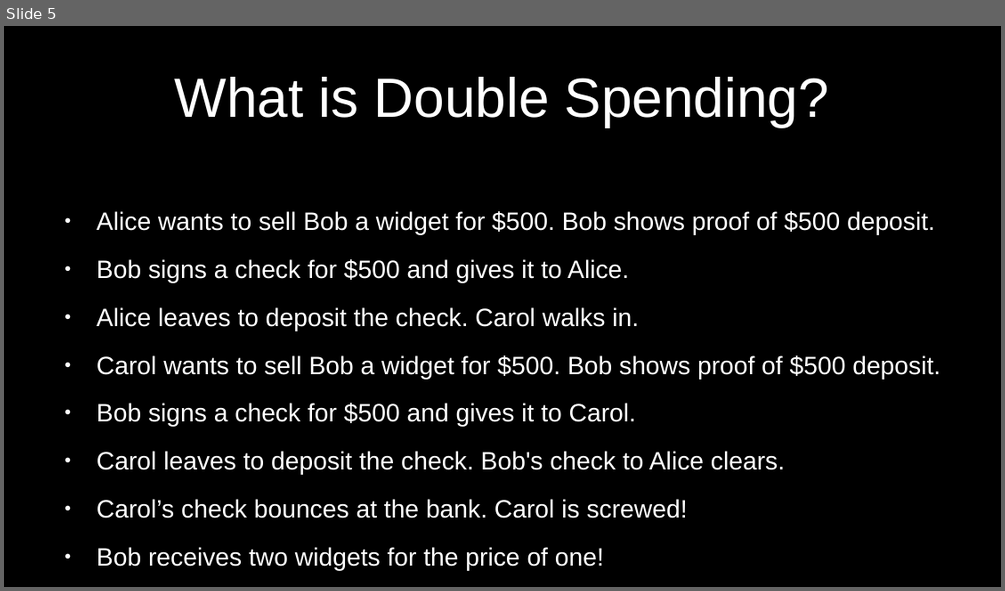
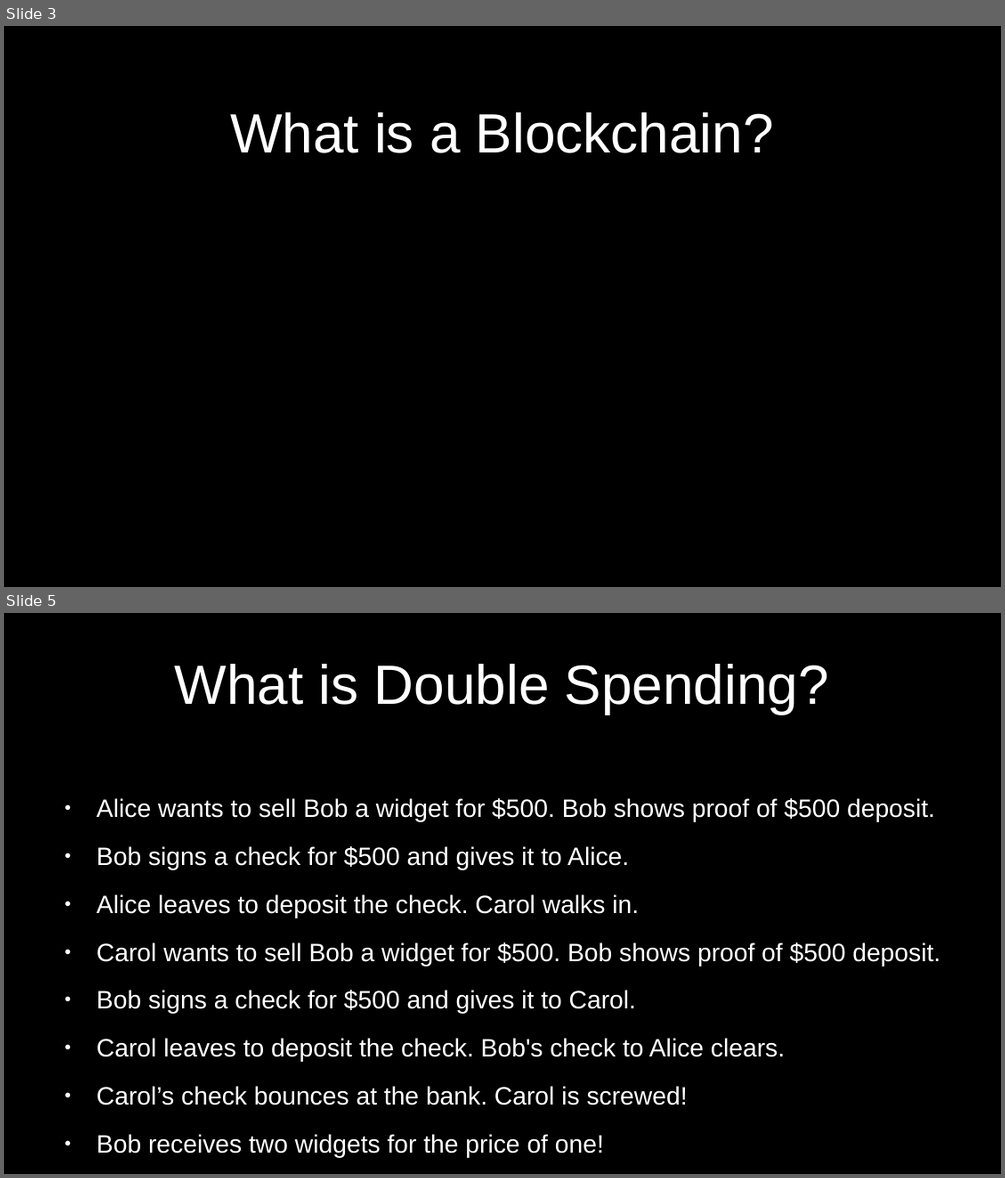
Before and after one commit to cmdruid/bitcoin-programming, a slide deck: slides/bitcoin-whitepaper-review.odp. Shown one above the other, each under a label of ours: slide 5 before the commit, slides 3 and 5 after it; the slides between them are not shown. The pictures are 1005x591 and 1005x1178 pixels, drawn with LibreOffice and Linux fonts; fonts in the diff are those of the drawing. Boxes give left, top, right and bottom in pixels: in the first picture for what was removed or moved away, otherwise in the second. Text is boxed around its words. In the diff, an @@ line names an element or a change of style, - is before the commit and + after.

```diff
--- a/slides/bitcoin-whitepaper-review.odp
+++ b/slides/bitcoin-whitepaper-review.odp
@@ slide 3 added at (4,26,1001,587), background #000000 @@
@@ title added at (230,112,774,153), 44 pt, text #FFFFFF @@
+What is a Blockchain?
```
Also in this commit, not shown: 7 slides changed, 1 other slide added, 3 slides removed, 1 other file.
